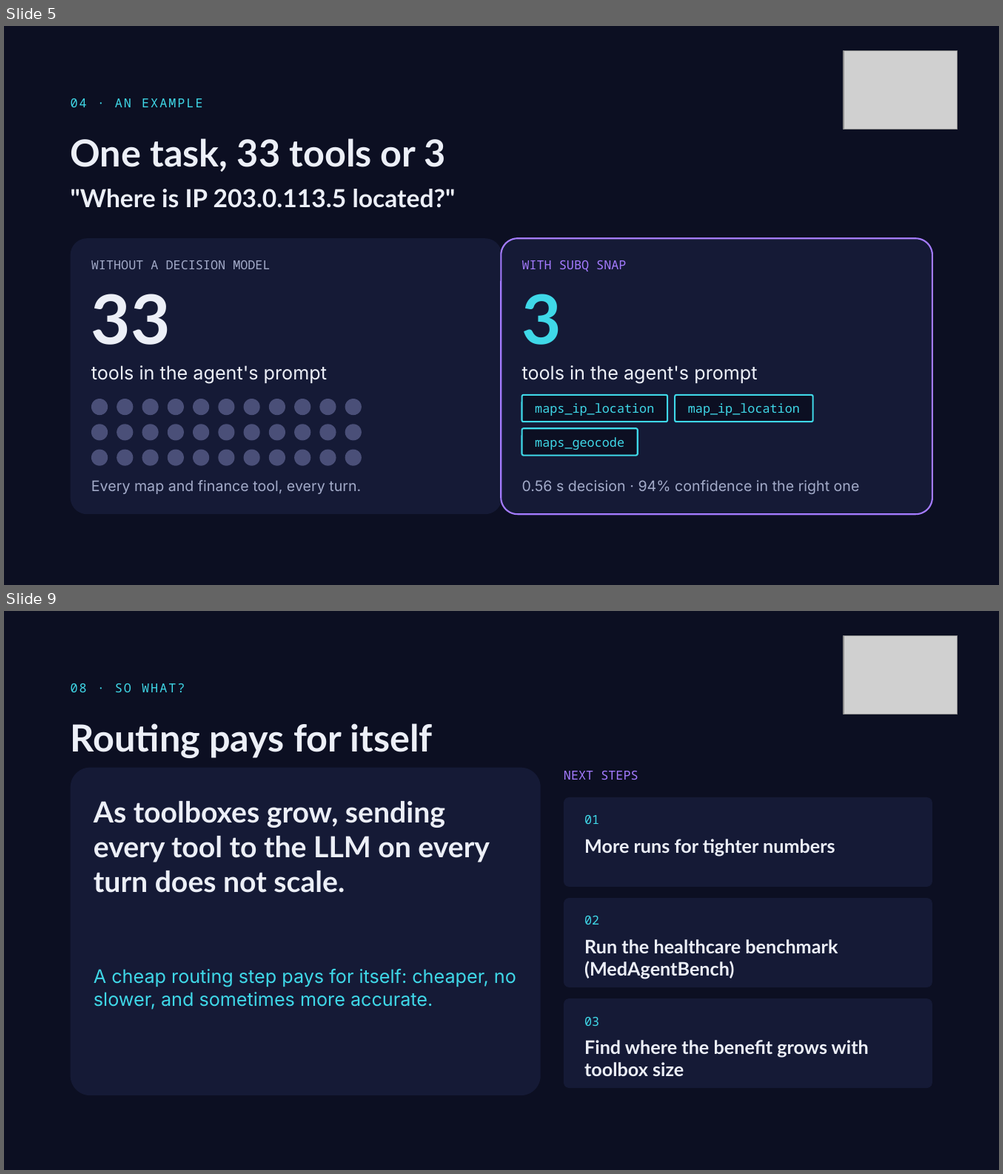
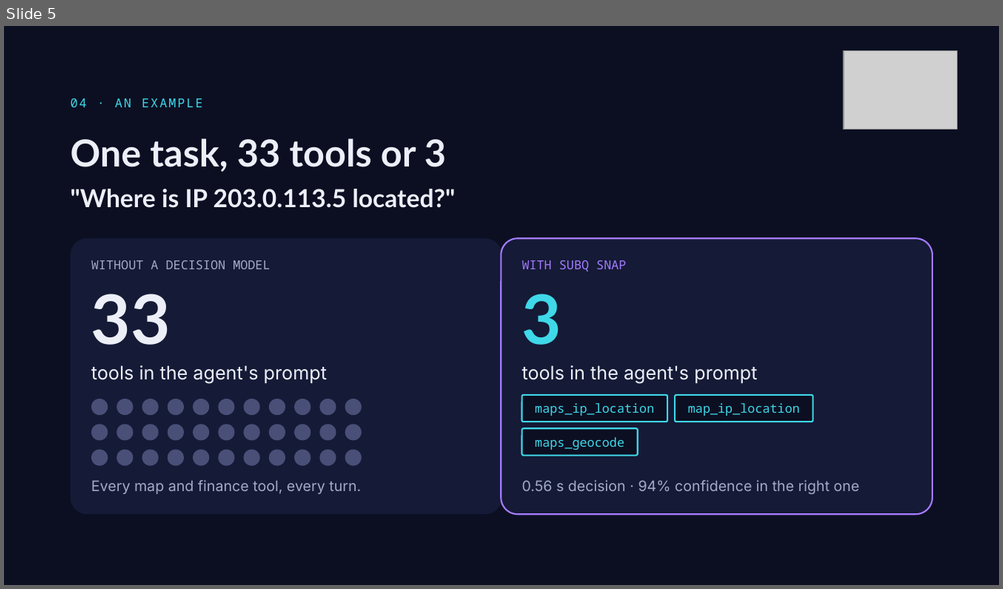
Before and after one commit to BaoTNguyen/jev-test, a slide deck: Jev Decision Benchmark.pptx. Shown one above the other, each under a label of ours: slides 5 and 9 before the commit, slide 5 after it; the slides between them are not shown. The pictures are 1003x1174 and 1003x589 pixels, drawn with LibreOffice and Linux fonts; fonts in the diff are those of the drawing; grey boxes stand for pictures. Boxes give left, top, right and bottom in pixels: in the first picture for what was removed or moved away, otherwise in the second. Text is boxed around its words. In the diff, an @@ line names an element or a change of style, - is before the commit and + after.

```diff
--- a/Jev Decision Benchmark.pptx
+++ b/Jev Decision Benchmark.pptx
@@ slide 9 removed at [4, 611, 999, 1170], background #0C0F22 @@
@@ picture removed at [843, 635, 958, 714] @@
@@ text removed at [71, 684, 185, 692] @@
-08 · SO WHAT?
@@ title removed at [71, 723, 432, 758] @@
-Routing pays for itself
@@ rounded rectangle removed at [71, 768, 540, 1096] @@
@@ text removed at [563, 771, 637, 780] @@
-NEXT STEPS
@@ text removed at [94, 801, 489, 893] @@
-As toolboxes grow, sending every tool to the LLM on every turn does not scale.
@@ rounded rectangle removed at [563, 797, 932, 887] @@
@@ text removed at [584, 815, 599, 824] @@
-01
@@ text removed at [584, 839, 835, 857] @@
-More runs for tighter numbers
@@ rounded rectangle removed at [563, 898, 932, 988] @@
@@ text removed at [584, 916, 599, 925] @@
-02
@@ text removed at [584, 940, 837, 980] @@
-Run the healthcare benchmark (MedAgentBench)
@@ text removed at [94, 969, 516, 1010] @@
-A cheap routing step pays for itself: cheaper, no slower, and sometimes more accurate.
@@ rounded rectangle removed at [563, 999, 932, 1088] @@
@@ text removed at [584, 1017, 599, 1026] @@
-03
@@ text removed at [584, 1040, 868, 1076] @@
-Find where the benefit grows with toolbox size
```
Also in this commit, not shown: 1 slide changed, 2 other slides removed, 2 other files.
